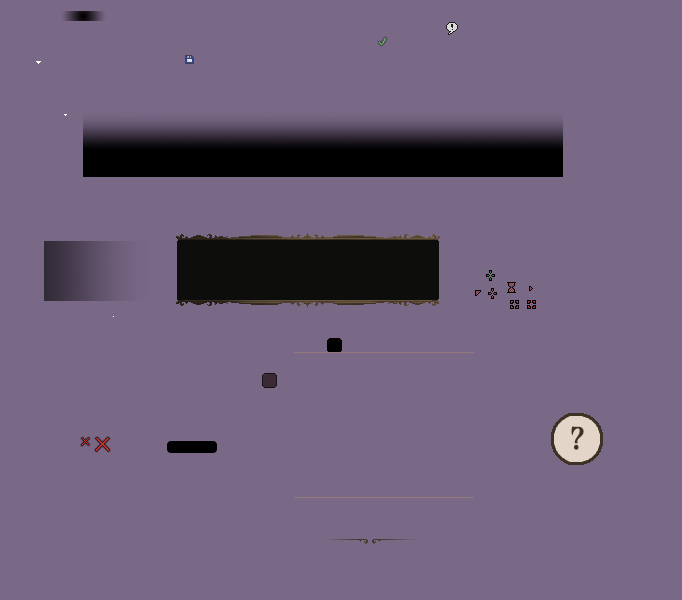
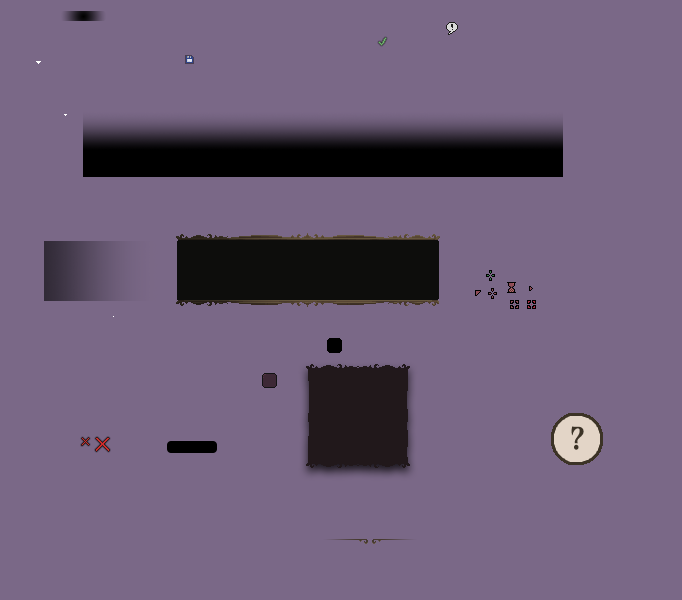
Layer changes from the first 682x600 image to the second:
removed layer "Rectangle 1 copy" from group "ItemMenuContainer.png" over (294, 497, 474, 498)
removed layer "Rectangle 1" from group "ItemMenuContainer.png" over (294, 352, 474, 353)
added layer "Top" in group "ItemMenuContainer.png" over (306, 364, 410, 370)
added layer "Rectangle 2" in group "ItemMenuContainer.png" over (308, 370, 408, 462)
added layer "Bottom" in group "ItemMenuContainer.png" over (306, 462, 410, 468)
